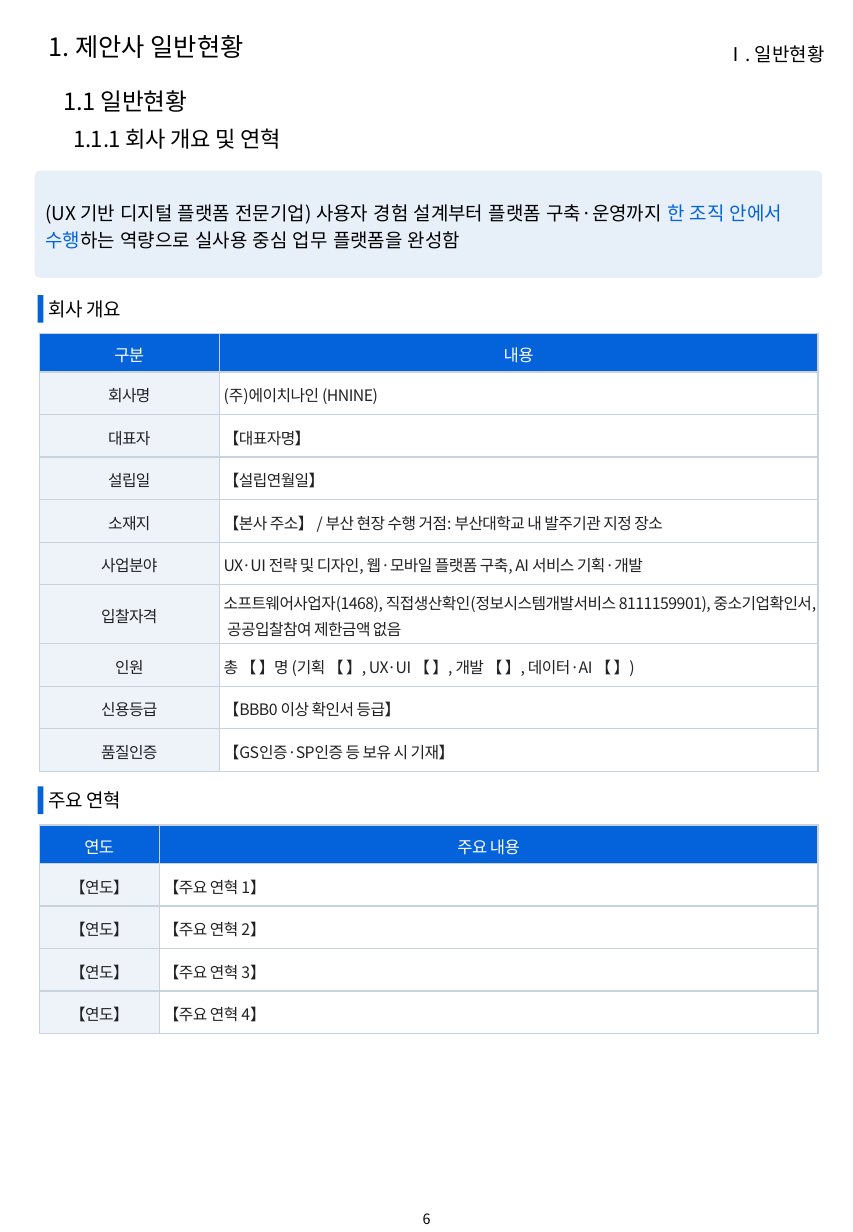
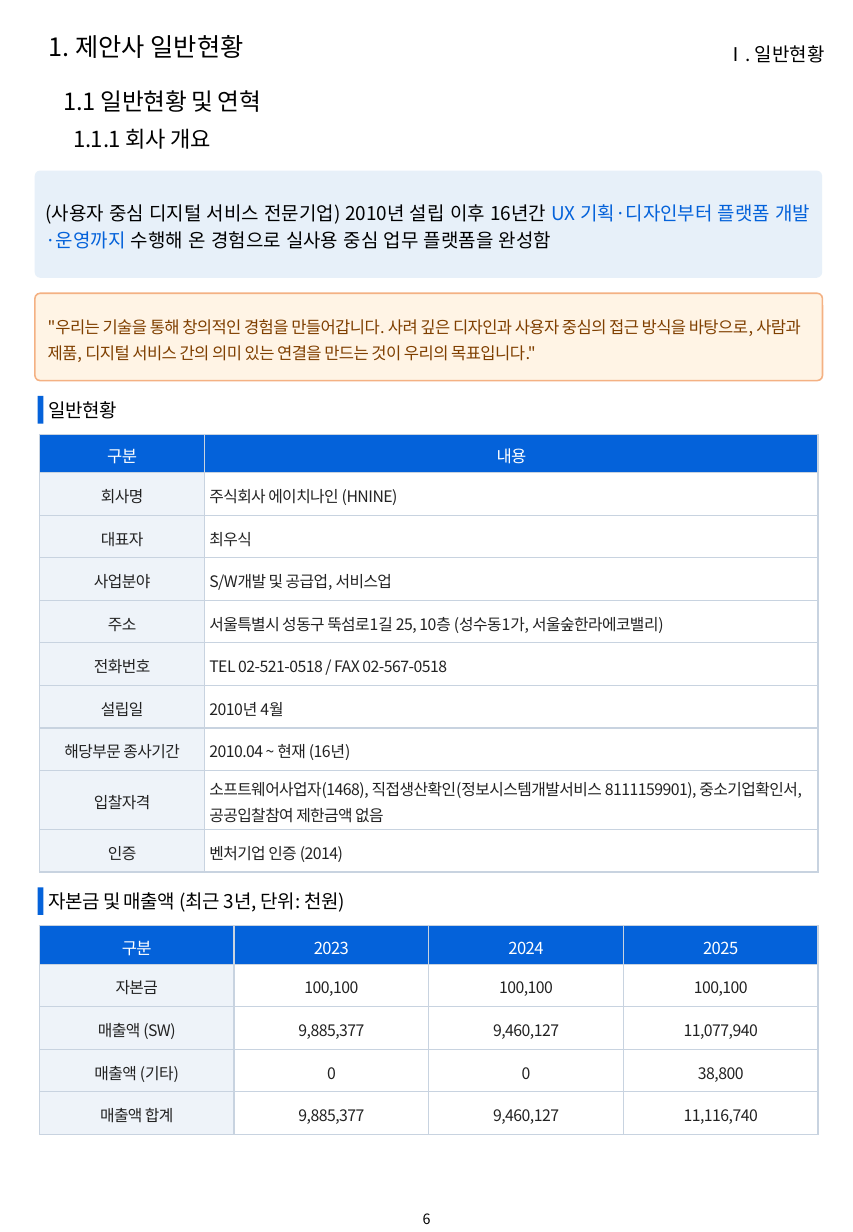
Before and after one commit to hwangsteeve-tech/hbjw, a slide deck: slide 6 of proposals/2026-10_pnu-ai-platform/pnu_proposal.pptx. Drawn at 853x1232 pixels with LibreOffice and Linux fonts; fonts in the diff are those of the drawing; background and template pictures are left out. Boxes give left, top, right and bottom in pixels: in the first picture for what was removed or moved away, otherwise in the second. Text is boxed around its words. In the diff, an @@ line names an element or a change of style, - is before the commit and + after.

```diff
--- a/proposals/2026-10_pnu-ai-platform/pnu_proposal.pptx
+++ b/proposals/2026-10_pnu-ai-platform/pnu_proposal.pptx
@@ text at (63, 90, 261, 112): text changed @@
-  1.1 일반현황
+  1.1 일반현황 및 연혁
@@ text at (73, 128, 211, 149): text changed @@
-  1.1.1 회사 개요 및 연혁
+  1.1.1 회사 개요
@@ text in rounded rectangle at (45, 204, 811, 249): text changed @@
-(UX 기반 디지털 플랫폼 전문기업) 사용자 경험 설계부터 플랫폼 구축·운영까지 한 조직 안에서 수행하는 역량으로 실사용 중심 업무 플랫폼을 완성함
+(사용자 중심 디지털 서비스 전문기업) 2010년 설립 이후 16년간 UX 기획·디자인부터 플랫폼 개발·운영까지 수행해 온 경험으로 실사용 중심 업무 플랫폼을 완성함
@@ rounded rectangle added at (35, 293, 823, 381), fill #FFF4E5, outline #F4B183 1 pt, 10.5 pt, text #7F3F00 @@
+"우리는 기술을 통해 창의적인 경험을 만들어갑니다. 사려 깊은 디자인과 사용자 중심의 접근 방식을 바탕으로, 사람과 제품, 디지털 서비스 간의 의미 있는 연결을 만드는 것이 우리의 목표입니다."
@@ text removed at (49, 300, 120, 318) @@
-회사 개요
@@ text added at (49, 401, 117, 419), 12 pt, text #000000 @@
+일반현황
@@ 2 rectangles, 1 table: place and size @@
-2 rectangles, 1 table at (38, 295, 819, 814)
+2 rectangles, 1 table at (38, 396, 818, 914)
@@ table at (40, 434, 818, 872) @@
-row 2: 회사명 | (주)에이치나인 (HNINE)
-row 3: 대표자 | 【대표자명】
-row 4: 설립일 | 【설립연월일】
-row 5: 소재지 | 【본사 주소】 / 부산 현장 수행 거점: 부산대학교 내 발주기관 지정 장소
-row 6: 사업분야 | UX·UI 전략 및 디자인, 웹·모바일 플랫폼 구축, AI 서비스 기획·개발
+row 2: 회사명 | 주식회사 에이치나인 (HNINE)
+row 3: 대표자 | 최우식
+row 4: 사업분야 | S/W개발 및 공급업, 서비스업
+row 5: 주소 | 서울특별시 성동구 뚝섬로1길 25, 10층 (성수동1가, 서울숲한라에코밸리)
+row 6: 전화번호 | TEL 02-521-0518 / FAX 02-567-0518
+row 7: 설립일 | 2010년 4월
+row 8: 해당부문 종사기간 | 2010.04 ~ 현재 (16년)
-row 8: 인원 | 총 【 】명 (기획 【 】, UX·UI 【 】, 개발 【 】, 데이터·AI 【 】)
-row 9: 신용등급 | 【BBB0 이상 확인서 등급】
-row 10: 품질인증 | 【GS인증·SP인증 등 보유 시 기재】
+row 10: 인증 | 벤처기업 인증 (2014)
@@ text removed at (49, 791, 120, 809) @@
-주요 연혁
@@ table removed at (40, 825, 818, 1033), 5 rows, 2 columns @@
-연도 | 주요 내용
-【연도】 | 【주요 연혁 1】
-【연도】 | 【주요 연혁 2】
-【연도】 | 【주요 연혁 3】
-【연도】 | 【주요 연혁 4】
@@ text added at (49, 892, 345, 912), 12 pt, text #000000 @@
+자본금 및 매출액 (최근 3년, 단위: 천원)
@@ table added at (40, 926, 818, 1134), 5 rows, 4 columns @@
+구분 | 2023 | 2024 | 2025
+자본금 | 100,100 | 100,100 | 100,100
+매출액 (SW) | 9,885,377 | 9,460,127 | 11,077,940
+매출액 (기타) | 0 | 0 | 38,800
+매출액 합계 | 9,885,377 | 9,460,127 | 11,116,740
```
Also in this commit, not shown: 30 other slides changed, 4 slides added, 1 slide removed, 2 other files.
